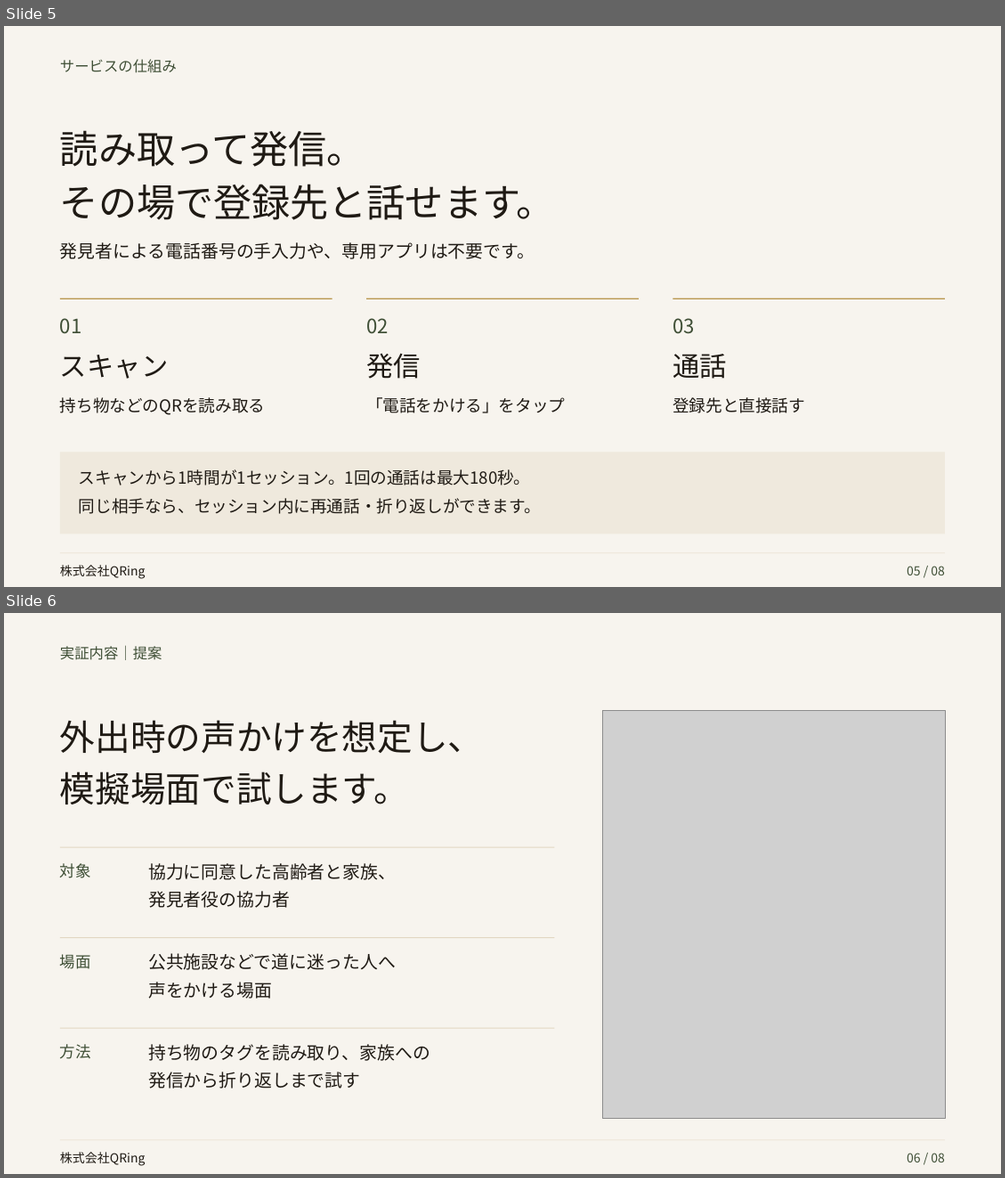
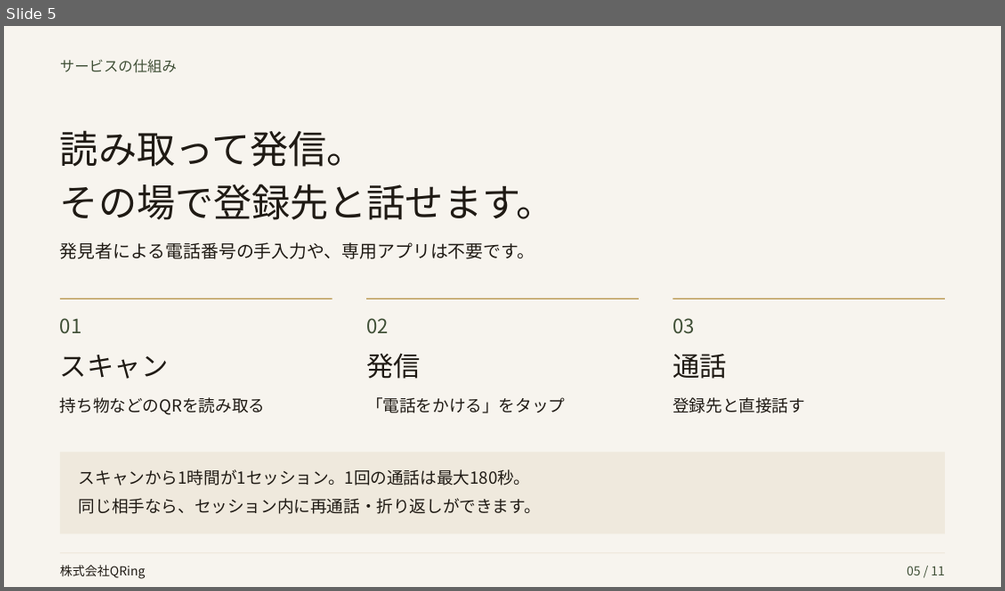
Before and after one commit to akizu815-create/QRing-presentation, a slide deck: decks/municipal/output/deck.pptx. Shown one above the other, each under a label of ours: slides 5 and 6 before the commit, slide 5 after it. The pictures are 1005x1178 and 1005x591 pixels, drawn with LibreOffice and Linux fonts; fonts in the diff are those of the drawing; grey boxes stand for pictures. Boxes give left, top, right and bottom in pixels: in the first picture for what was removed or moved away, otherwise in the second. Text is boxed around its words. In the diff, an @@ line names an element or a change of style, - is before the commit and + after.

```diff
--- a/decks/municipal/output/deck.pptx
+++ b/decks/municipal/output/deck.pptx
@@ slide 6 removed at <box>4,613,1001,1174</box>, background #F7F4EE @@
@@ text removed at <box>60,645,162,660</box> @@
-実証内容｜提案
@@ picture removed at <box>602,711,945,1118</box> @@
@@ text removed at <box>60,720,483,753</box> @@
-外出時の声かけを想定し、
@@ text removed at <box>60,771,409,804</box> @@
-模擬場面で試します。
@@ rectangle removed at <box>60,846,554,847</box> @@
@@ text removed at <box>60,863,91,878</box> @@
-対象
@@ text removed at <box>148,863,396,880</box> @@
-協力に同意した高齢者と家族、
@@ text removed at <box>148,891,290,908</box> @@
-発見者役の協力者
@@ rectangle removed at <box>60,937,554,938</box> @@
@@ text removed at <box>60,954,91,969</box> @@
-場面
@@ text removed at <box>148,953,396,970</box> @@
-公共施設などで道に迷った人へ
@@ text removed at <box>148,981,272,998</box> @@
-声をかける場面
@@ rectangle removed at <box>60,1027,554,1028</box> @@
@@ text removed at <box>60,1044,91,1059</box> @@
-方法
@@ text removed at <box>148,1044,430,1061</box> @@
-持ち物のタグを読み取り、家族への
@@ text removed at <box>148,1071,360,1088</box> @@
-発信から折り返しまで試す
@@ rectangle removed at <box>60,1140,945,1140</box> @@
@@ text removed at <box>60,1151,145,1166</box> @@
-株式会社QRing
@@ text removed at <box>906,1152,945,1162</box> @@
-06 / 08
@@ slide 5 changed as well @@
@@ text at <box>906,565,945,575</box>: text changed @@
-05 / 08
+05 / 11
```
Also in this commit, not shown: 5 other slides changed, 5 slides added, 1 other slide removed, 19 other files.
